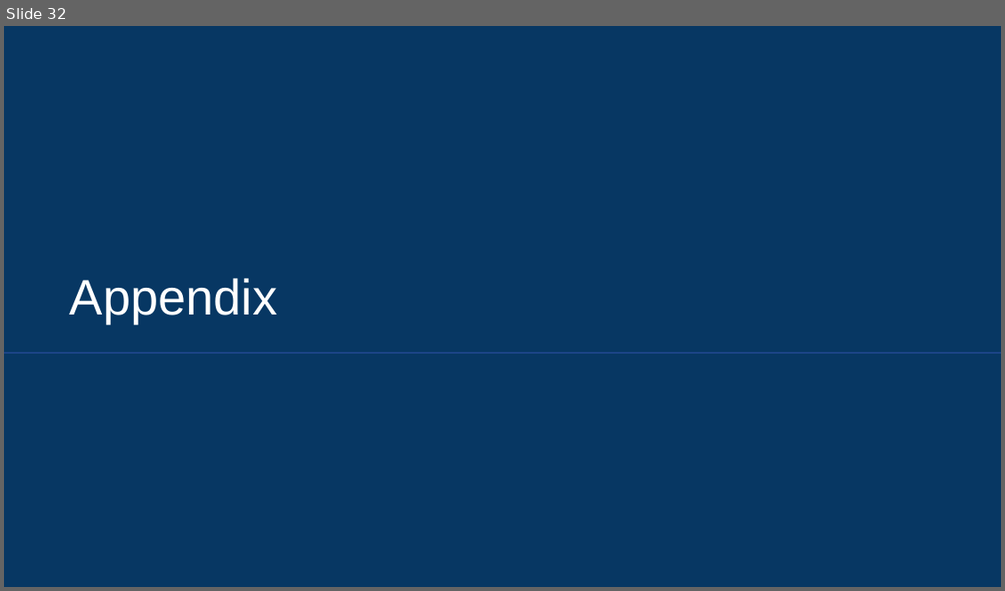
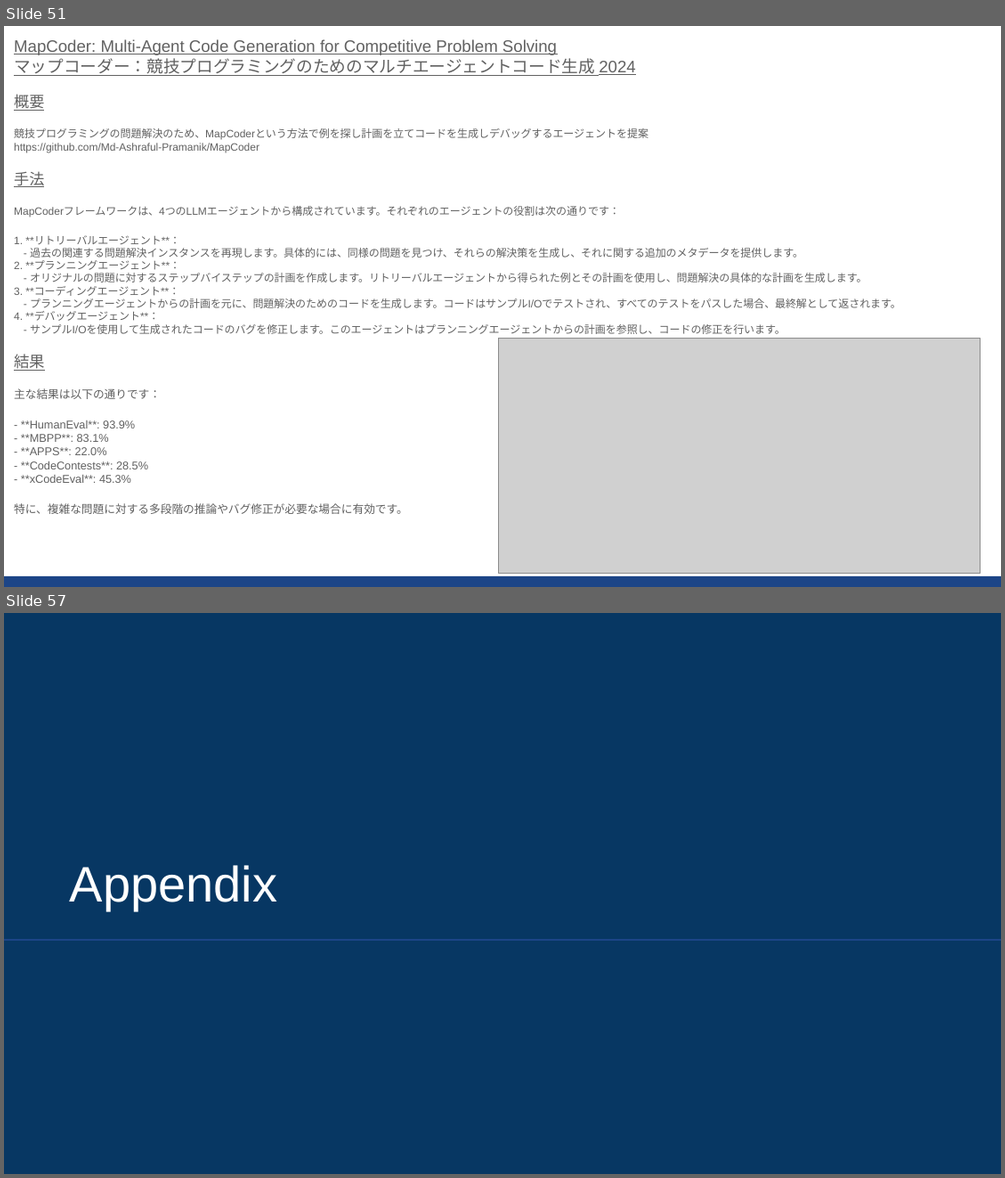
Before and after one commit to sekihan02/code_sundbox, a slide deck: 2024_LLM論文要約_5.pptx. Shown one above the other, each under a label of ours: slide 32 before the commit, slides 51 and 57 after it; the slides between them are not shown. The pictures are 1005x591 and 1005x1178 pixels, drawn with LibreOffice and Linux fonts; fonts in the diff are those of the drawing; grey boxes stand for pictures. Boxes give left, top, right and bottom in pixels: in the first picture for what was removed or moved away, otherwise in the second. Text is boxed around its words. In the diff, an @@ line names an element or a change of style, - is before the commit and + after.

```diff
--- a/2024_LLM論文要約_5.pptx
+++ b/2024_LLM論文要約_5.pptx
@@ slide 51 added at box(4, 26, 1001, 587), background #FFFFFF @@
@@ text added at box(14, 39, 901, 514), 7.6 pt, text #616161 @@
+MapCoder: Multi-Agent Code Generation for Competitive Problem Solving
+マップコーダー：競技プログラミングのためのマルチエージェントコード生成 2024
+概要
+競技プログラミングの問題解決のため、MapCoderという方法で例を探し計画を立てコードを生成しデバッグするエージェントを提案
+https://github.com/Md-Ashraful-Pramanik/MapCoder
+手法
+MapCoderフレームワークは、4つのLLMエージェントから構成されています。それぞれのエージェントの役割は次の通りです：
+1. **リトリーバルエージェント**：
+- 過去の関連する問題解決インスタンスを再現します。具体的には、同様の問題を見つけ、それらの解決策を生成し、それに関する追加のメタデータを提供します。
+2. **プランニングエージェント**：
+- オリジナルの問題に対するステップバイステップの計画を作成します。リトリーバルエージェントから得られた例とその計画を使用し、問題解決の具体的な計画を生成します。
+3. **コーディングエージェント**：
+- プランニングエージェントからの計画を元に、問題解決のためのコードを生成します。コードはサンプルI/Oでテストされ、すべてのテストをパスした場合、最終解として返されます。
+4. **デバッグエージェント**：
+- サンプルI/Oを使用して生成されたコードのバグを修正します。このエージェントはプランニングエージェントからの計画を参照し、コードの修正を行います。
+結果
+主な結果は以下の通りです：
+- **HumanEval**: 93.9%
+- **MBPP**: 83.1%
+- **APPS**: 22.0%
+- **CodeContests**: 28.5%
+- **xCodeEval**: 45.3%
+特に、複雑な問題に対する多段階の推論やバグ修正が必要な場合に有効です。
@@ picture added at box(499, 338, 979, 573) @@
@@ rectangle added at box(4, 576, 1001, 587), fill #1C4587 @@
@@ what was slide 32 is now slide 57 @@
```
Also in this commit, not shown: 1 slide changed, 24 other slides added, 1 other file.
